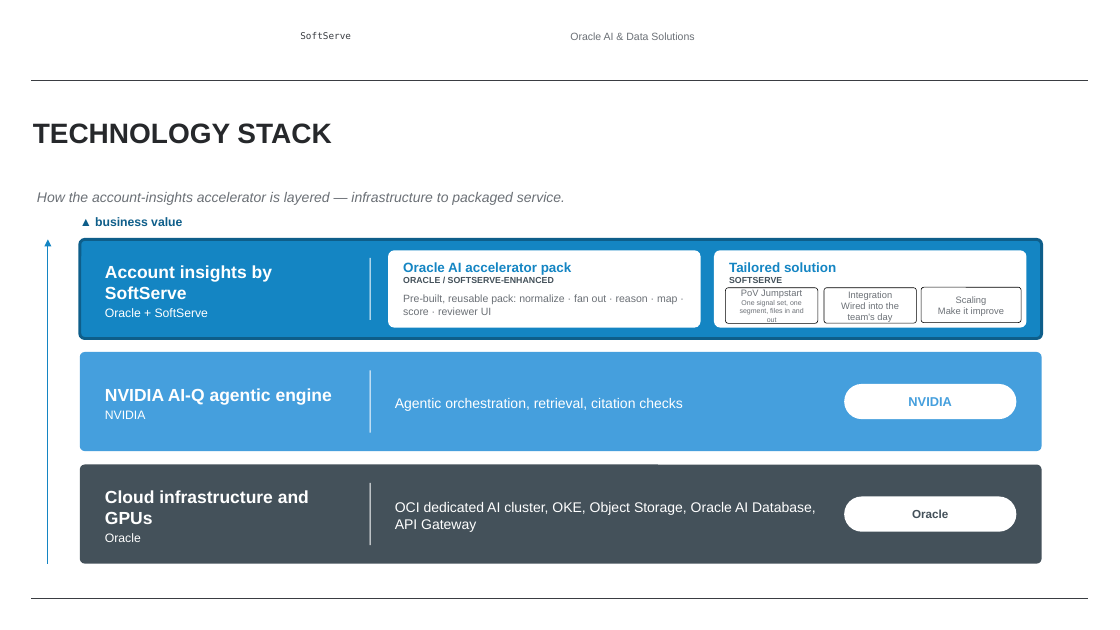
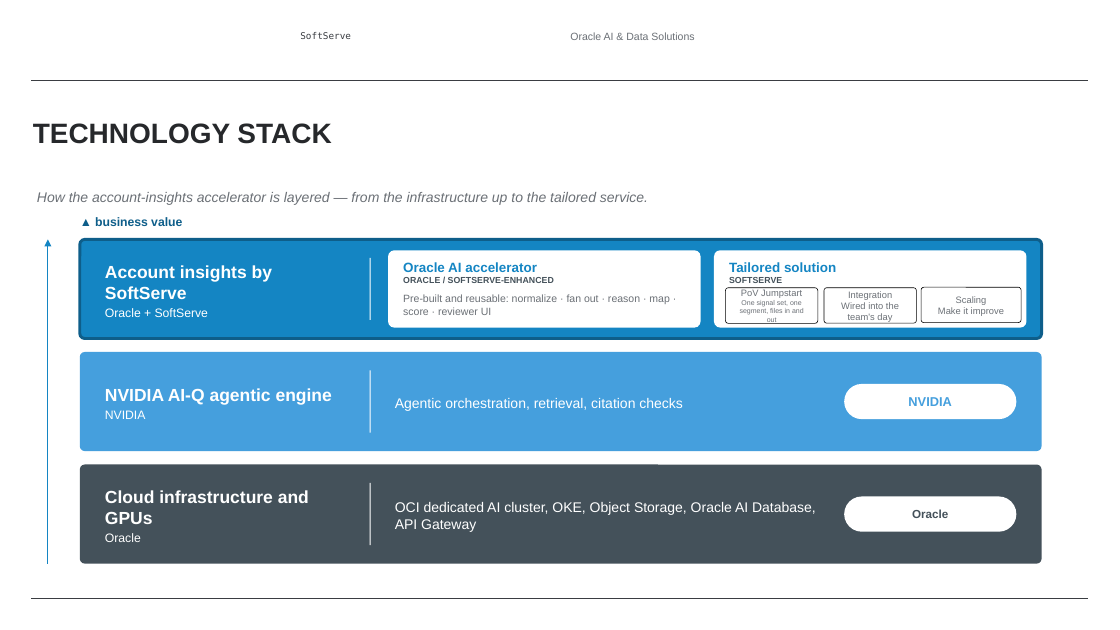
Before and after one commit to alexey-orlov/AO-Personal-OS, a slide deck: slide 7 of outputs/oracle-packs/account-insights/artifacts/account-insights-sales-deck.pptx. Drawn at 1120x630 pixels with LibreOffice and Linux fonts; fonts in the diff are those of the drawing; background and template pictures are left out. Boxes give left, top, right and bottom in pixels: in the first picture for what was removed or moved away, otherwise in the second. Text is boxed around its words. In the diff, an @@ line names an element or a change of style, - is before the commit and + after.

```diff
--- a/outputs/oracle-packs/account-insights/artifacts/account-insights-sales-deck.pptx
+++ b/outputs/oracle-packs/account-insights/artifacts/account-insights-sales-deck.pptx
@@ text at bbox=[37, 192, 648, 205]: text changed @@
-How the account-insights accelerator is layered — infrastructure to packaged service.
+How the account-insights accelerator is layered — from the infrastructure up to the tailored service.
@@ text at bbox=[403, 262, 537, 272]: text changed @@
-Oracle AI accelerator pack
+Oracle AI accelerator
@@ text at bbox=[403, 294, 669, 315]: text changed @@
-Pre-built, reusable pack: normalize · fan out · reason · map · score · reviewer UI
+Pre-built and reusable: normalize · fan out · reason · map · score · reviewer UI
```
Also in this commit, not shown: 1 other file.
